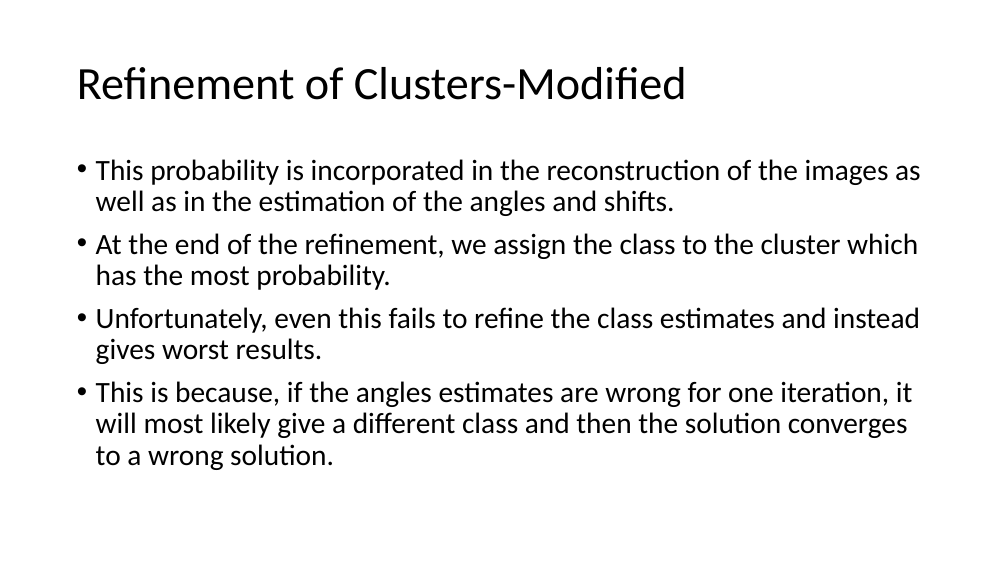
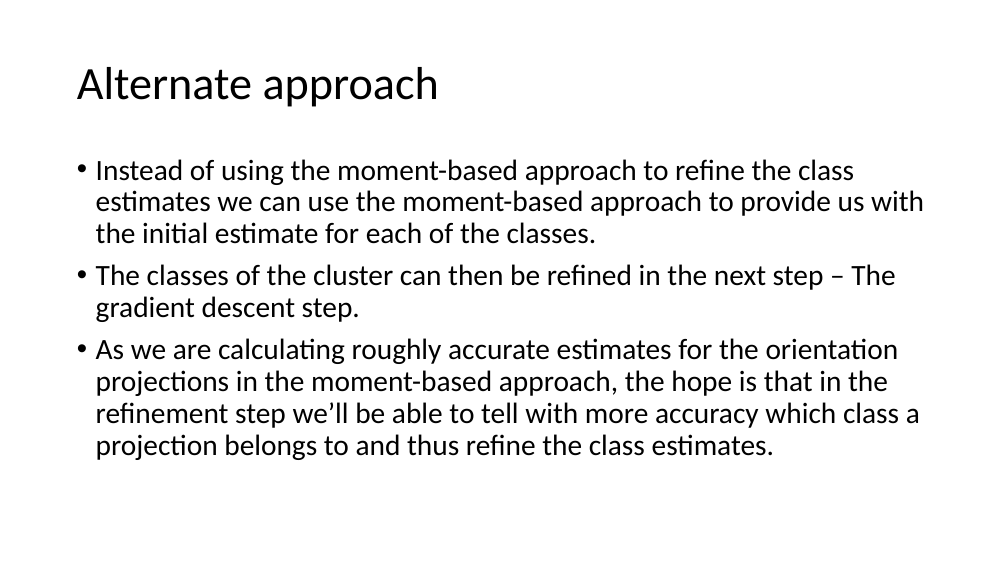
Before and after one commit to arunabh98/Heterogeneity-Symmetry-Tomography, a slide deck: slide 7 of reports/Project Status 9.pptx (slide 6 before the commit). Drawn at 1008x567 pixels with LibreOffice and Linux fonts; fonts in the diff are those of the drawing. Boxes give left, top, right and bottom in pixels: in the first picture for what was removed or moved away, otherwise in the second. Text is boxed around its words. In the diff, an @@ line names an element or a change of style, - is before the commit and + after.

Commit message:
Try graph laplacian approach

```diff
--- a/reports/Project Status 9.pptx
+++ b/reports/Project Status 9.pptx
@@ title at <box>77,67,439,107</box>: text changed @@
-Refinement of Clusters-Modified
+Alternate approach
@@ text at <box>96,159,924,460</box>: text changed @@
-• This probability is incorporated in the reconstruction of the images as well as in the estimation of the angles and shifts.
-• At the end of the refinement, we assign the class to the cluster which has the most probability.
-• Unfortunately, even this fails to refine the class estimates and instead gives worst results.
-• This is because, if the angles estimates are wrong for one iteration, it will most likely give a different class and then the solution converges to a wrong solution.
+• Instead of using the moment-based approach to refine the class estimates we can use the moment-based approach to provide us with the initial estimate for each of the classes.
+• The classes of the cluster can then be refined in the next step – The gradient descent step.
+• As we are calculating roughly accurate estimates for the orientation projections in the moment-based approach, the hope is that in the refinement step we’ll be able to tell with more accuracy which class a projection belongs to and thus refine the class estimates.
```
Also in this commit, not shown: 1 other slide changed, 6 slides added, 49 other files.
